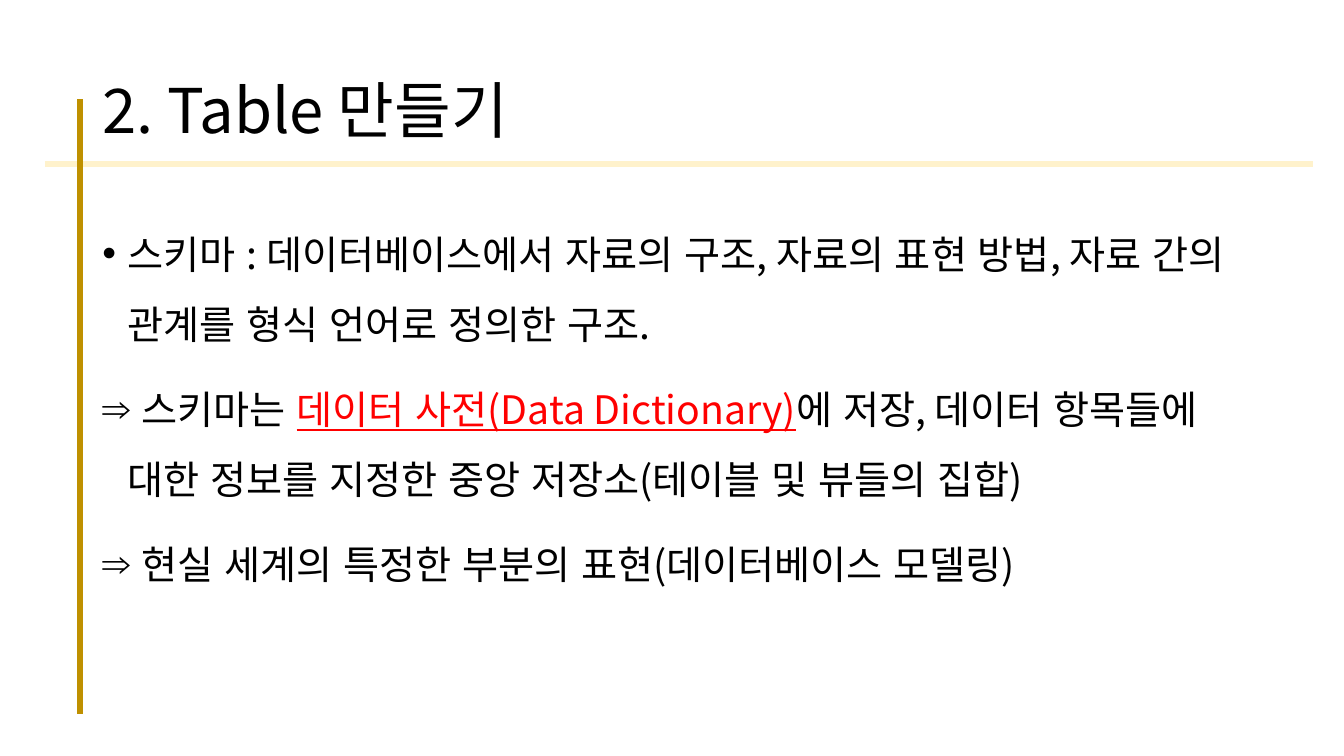
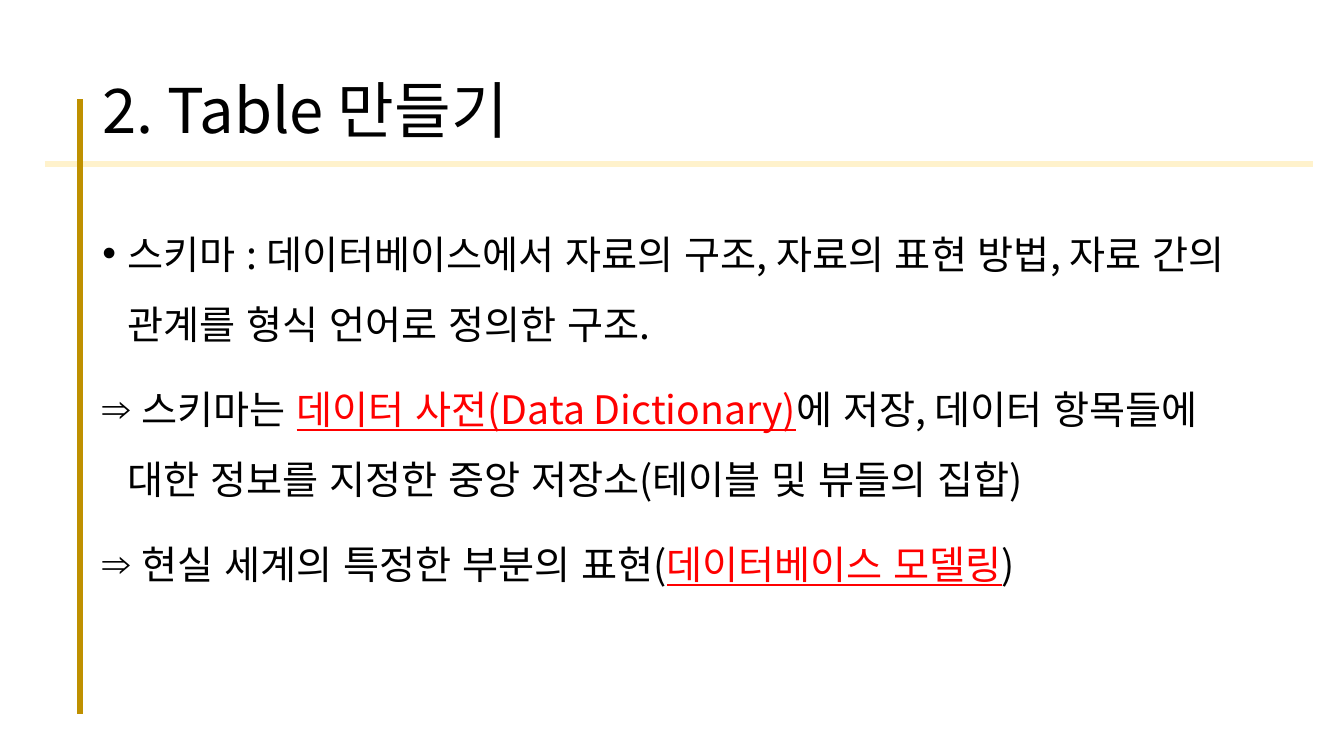
Before and after one commit to kig2929kig/db, a slide deck: slide 8 of 2. 데이터베이스 프로그래밍 실습2.pptx (slide 7 before the commit). Drawn at 1344x756 pixels with LibreOffice and Linux fonts; fonts in the diff are those of the drawing. Boxes give left, top, right and bottom in pixels: in the first picture for what was removed or moved away, otherwise in the second. Text is boxed around its words. In the diff, an @@ line names an element or a change of style, - is before the commit and + after.

```diff
--- a/2. 데이터베이스 프로그래밍 실습2.pptx
+++ b/2. 데이터베이스 프로그래밍 실습2.pptx
@@ text at [142,546,1015,587]: text colour #000000 to #FF0000, underline on in "표현(데이터베이스 모델링)" @@
```
Also in this commit, not shown: 1 other slide changed, 10 slides added, 2 slides removed.
